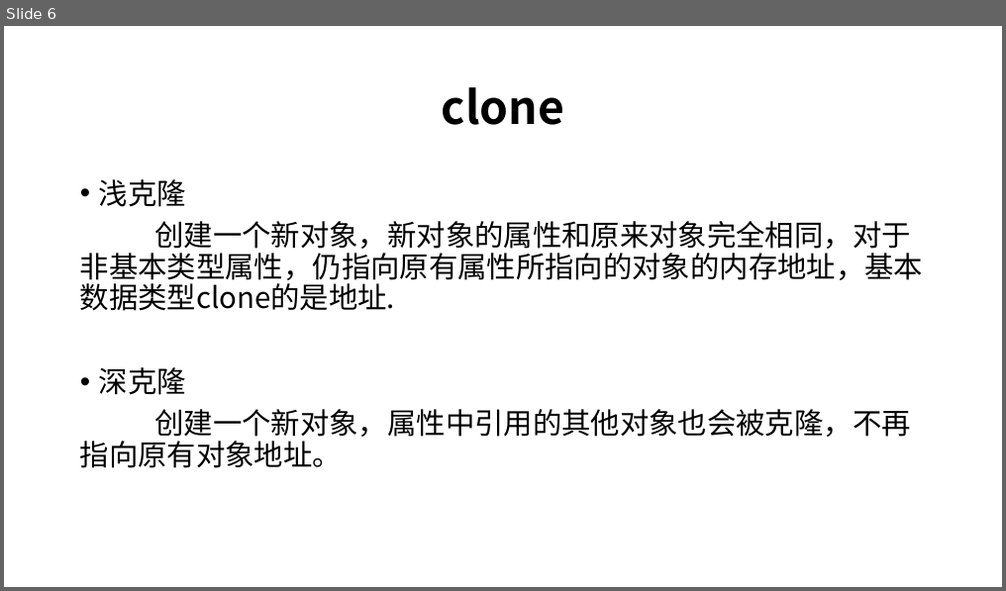
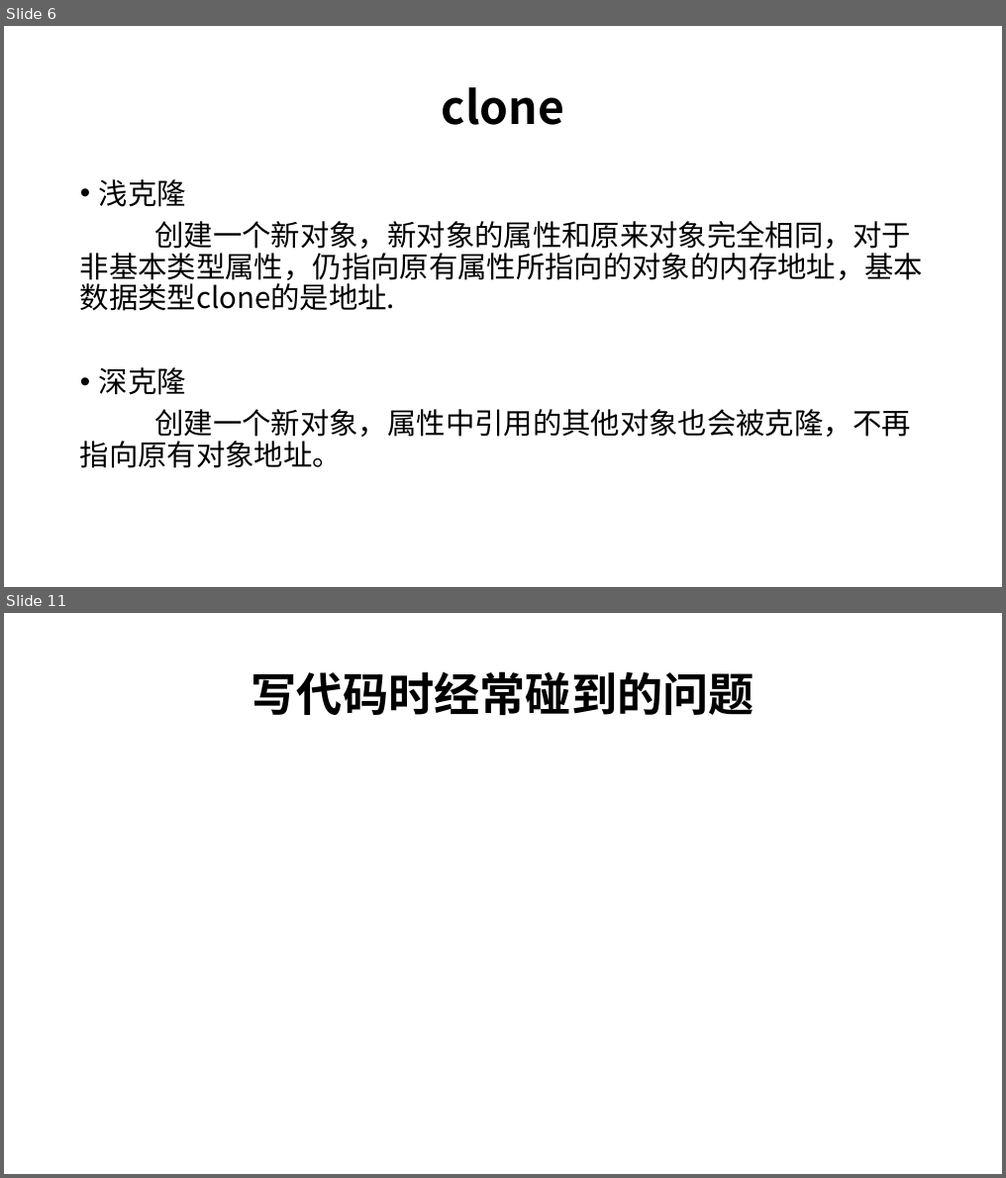
Before and after one commit to ywendy/test, a slide deck: 新建 Microsoft PowerPoint 演示文稿.pptx. Shown one above the other, each under a label of ours: slide 6 before the commit, slides 6 and 11 after it; the slides between them are not shown. The pictures are 1006x591 and 1006x1178 pixels, drawn with LibreOffice and Linux fonts; fonts in the diff are those of the drawing. Boxes give left, top, right and bottom in pixels: in the first picture for what was removed or moved away, otherwise in the second. Text is boxed around its words. In the diff, an @@ line names an element or a change of style, - is before the commit and + after.

```diff
--- a/新建 Microsoft PowerPoint 演示文稿.pptx
+++ b/新建 Microsoft PowerPoint 演示文稿.pptx
@@ slide 11 added at [4, 613, 1002, 1174], background #FFFFFF @@
@@ title added at [252, 671, 754, 715], 44 pt, text #000000, bold @@
+写代码时经常碰到的问题
```
Also in this commit, not shown: 5 slides changed, 2 other files.
